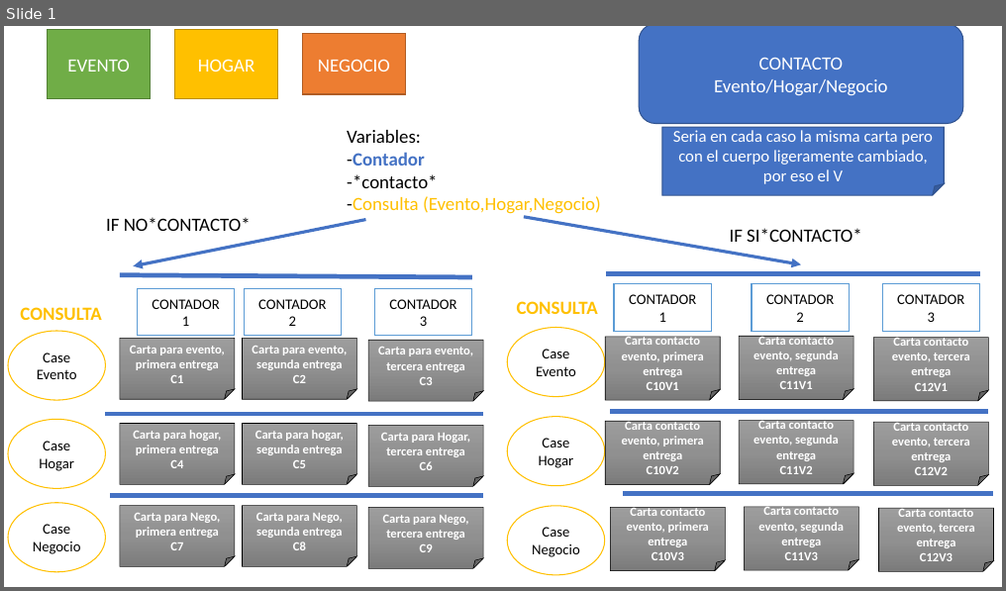
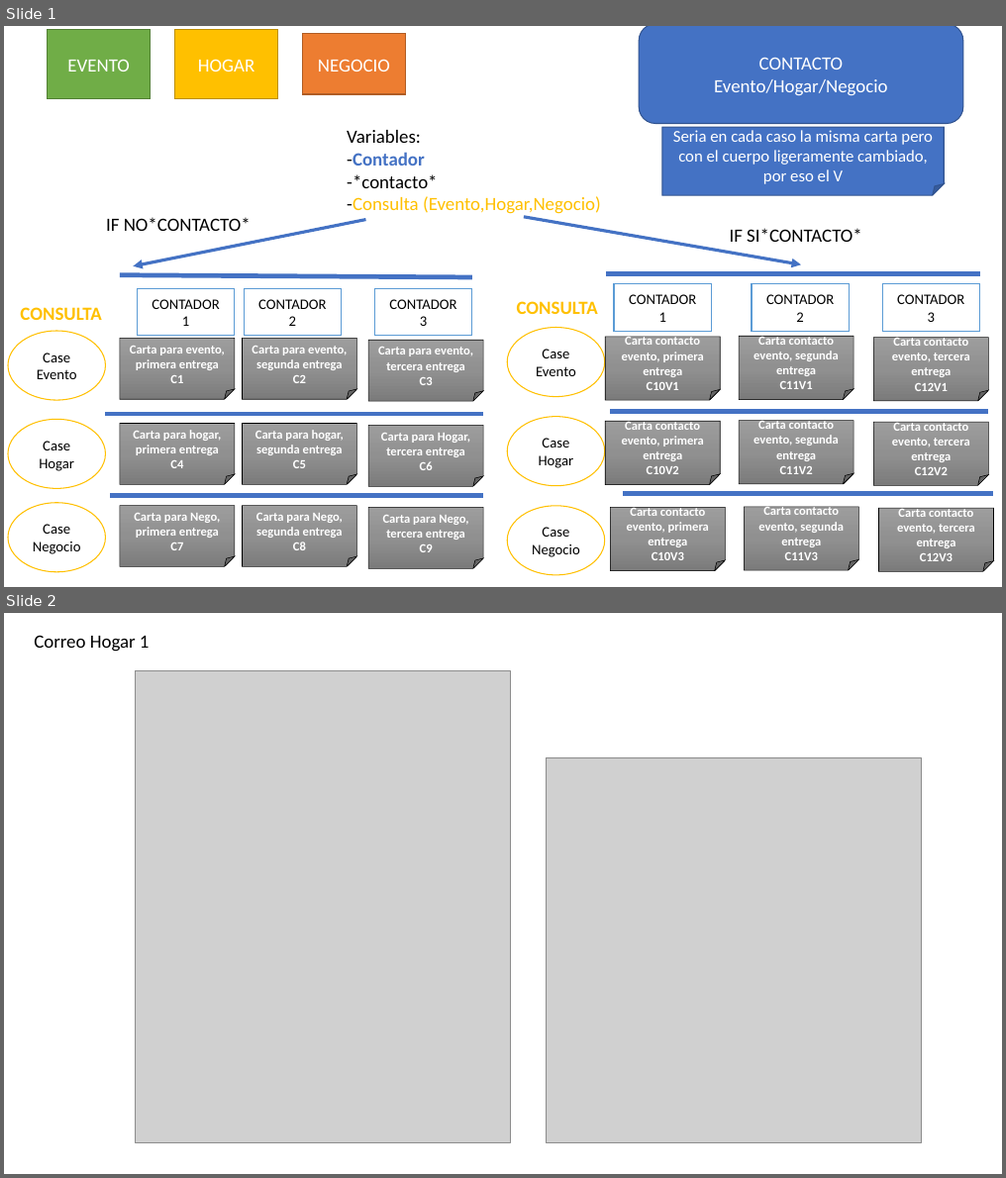
Before and after one commit to MrUshuario/NeonLedstore, a slide deck: PlantillaCorreo/CasoCartas.pptx. Shown one above the other, each under a label of ours: slide 1 before the commit, slides 1 and 2 after it. The pictures are 1006x591 and 1006x1178 pixels, drawn with LibreOffice and Linux fonts; fonts in the diff are those of the drawing; grey boxes stand for pictures. Boxes give left, top, right and bottom in pixels: in the first picture for what was removed or moved away, otherwise in the second. Text is boxed around its words. In the diff, an @@ line names an element or a change of style, - is before the commit and + after.

Commit message:
editando ppt de correos

```diff
--- a/PlantillaCorreo/CasoCartas.pptx
+++ b/PlantillaCorreo/CasoCartas.pptx
@@ slide 2 added at [4, 613, 1002, 1174], background #FFFFFF @@
@@ text added at [34, 635, 150, 652], 18 pt, text #000000 @@
+Correo Hogar 1
@@ picture added at [136, 670, 511, 1143] @@
@@ picture added at [546, 758, 922, 1143] @@
```
Also in this commit, not shown: 5 other slides added, 1 other file.
